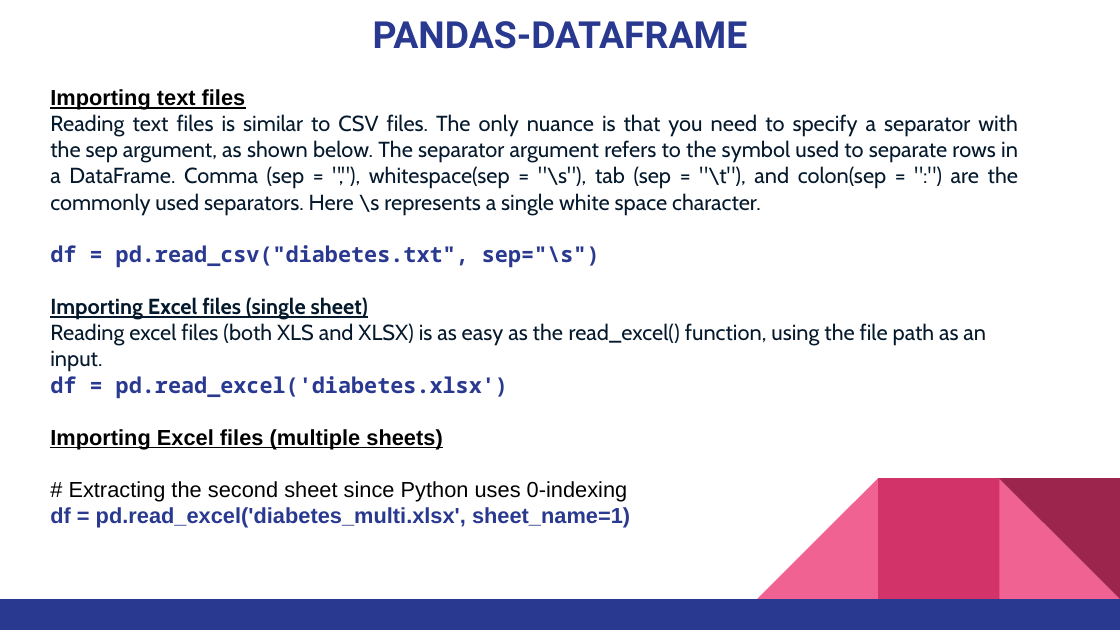
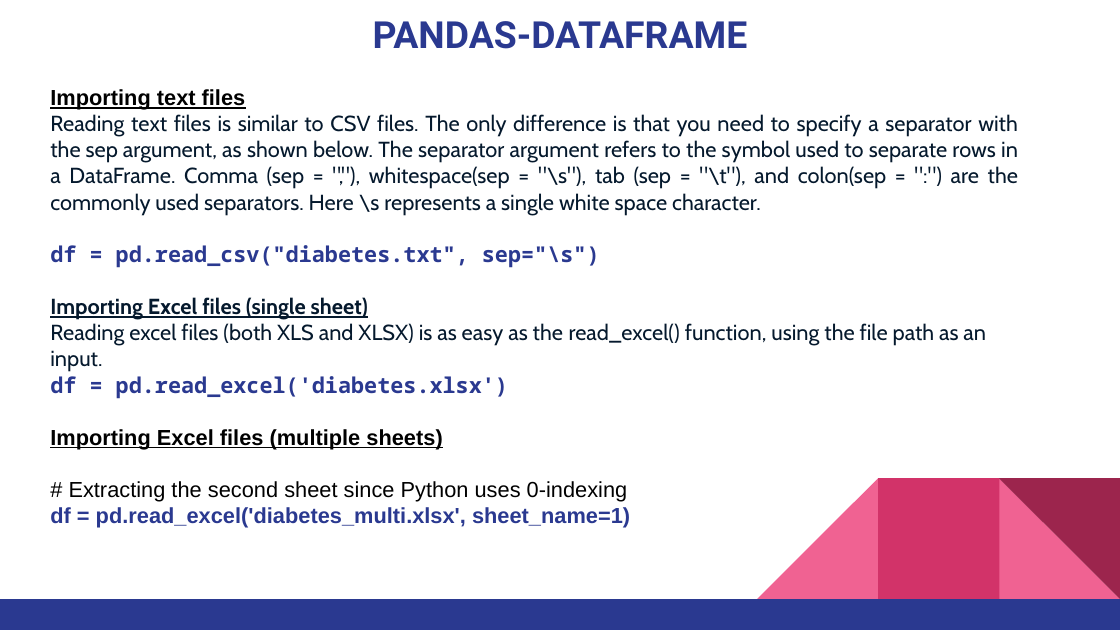
Before and after one commit to pnytrainingrepo/artificial-intelligence, a slide deck: slide 9 of Pandas-Python.pptx. Drawn at 1120x630 pixels with LibreOffice and Linux fonts; fonts in the diff are those of the drawing. Boxes give left, top, right and bottom in pixels: in the first picture for what was removed or moved away, otherwise in the second. Text is boxed around its words. In the diff, an @@ line names an element or a change of style, - is before the commit and + after.

```diff
--- a/Pandas-Python.pptx
+++ b/Pandas-Python.pptx
@@ text at bbox=[50, 114, 1018, 215]: text changed @@
-Reading text files is similar to CSV files. The only nuance is that you need to specify a separator with the sep argument, as shown below. The separator argument refers to the symbol used to separate rows in a DataFrame. Comma (sep = ","), whitespace(sep = "\s"), tab (sep = "\t"), and colon(sep = ":") are the commonly used separators. Here \s represents a single white space character.
+Reading text files is similar to CSV files. The only difference is that you need to specify a separator with the sep argument, as shown below. The separator argument refers to the symbol used to separate rows in a DataFrame. Comma (sep = ","), whitespace(sep = "\s"), tab (sep = "\t"), and colon(sep = ":") are the commonly used separators. Here \s represents a single white space character.
```
Also in this commit, not shown: 21 other files.
